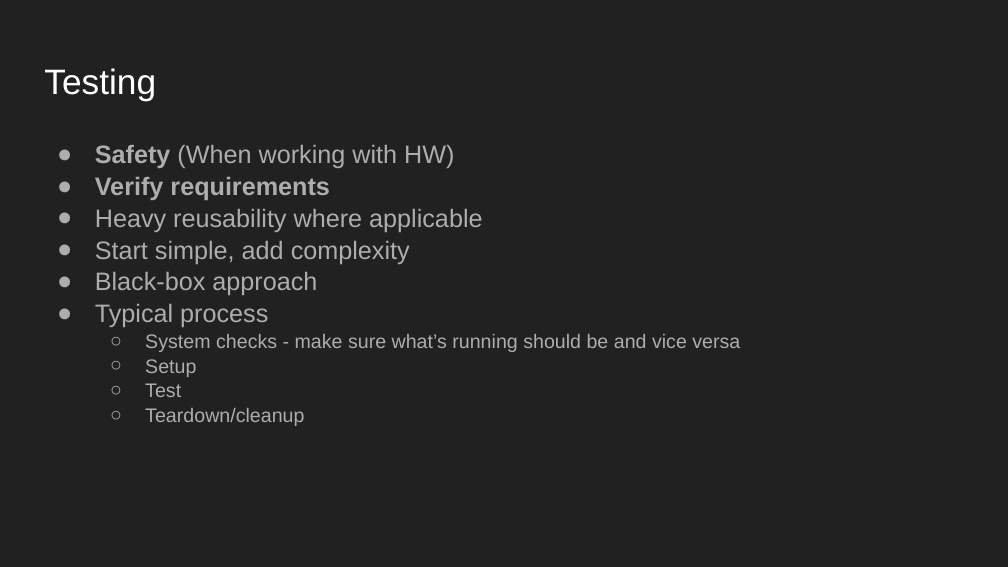
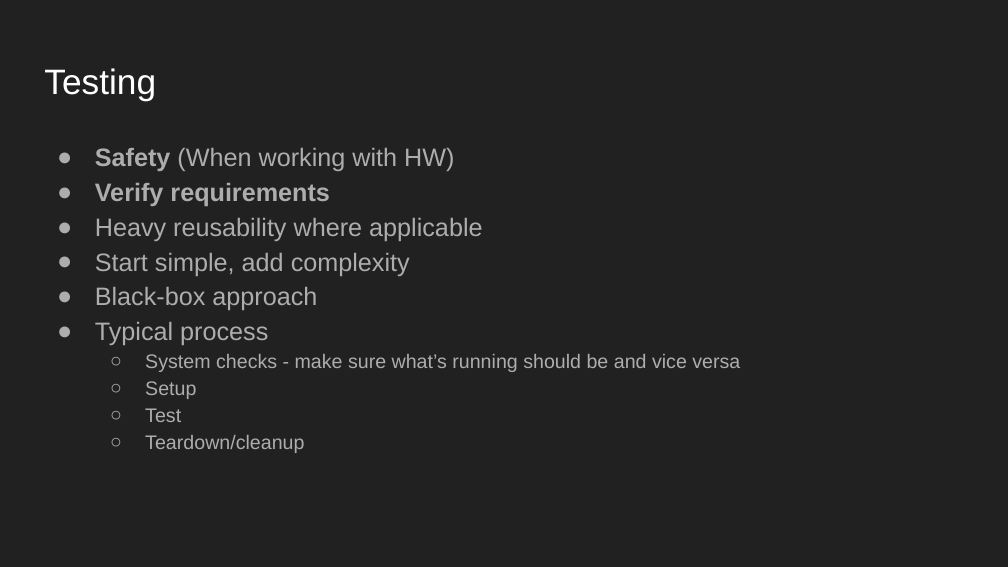
Before and after one commit to amalatak/Notes, a slide deck: slide 26 of Job Presentation-2.pptx (slide 16 before the commit). Drawn at 1008x567 pixels with LibreOffice and Linux fonts; fonts in the diff are those of the drawing. Boxes give left, top, right and bottom in pixels: in the first picture for what was removed or moved away, otherwise in the second. Text is boxed around its words. In the diff, an @@ line names an element or a change of style, - is before the commit and + after.

```diff
--- a/Job Presentation-2.pptx
+++ b/Job Presentation-2.pptx
@@ text "Safety (When working with HW)" at box(95, 148, 740, 453): line spacing 1.05 to 1.15 @@
```
Also in this commit, not shown: 2 other slides changed, 11 slides added, 12 slides removed.
